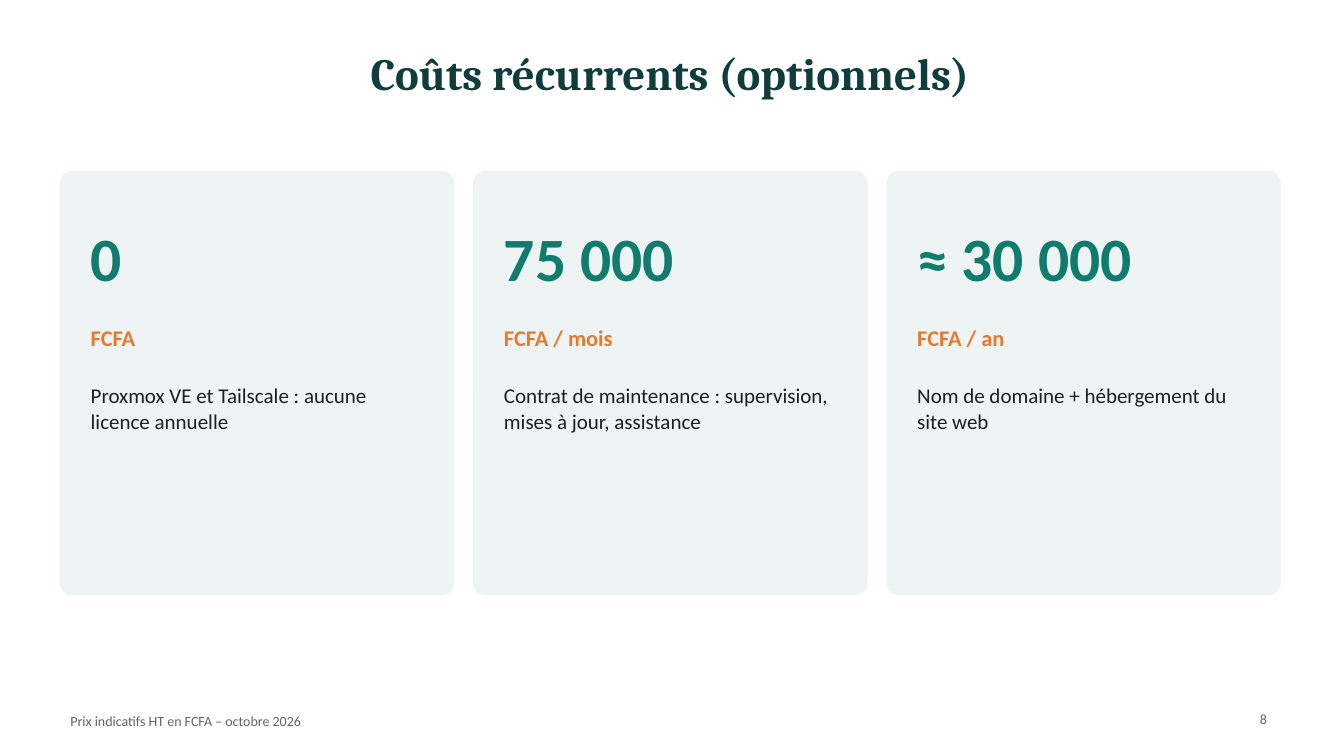
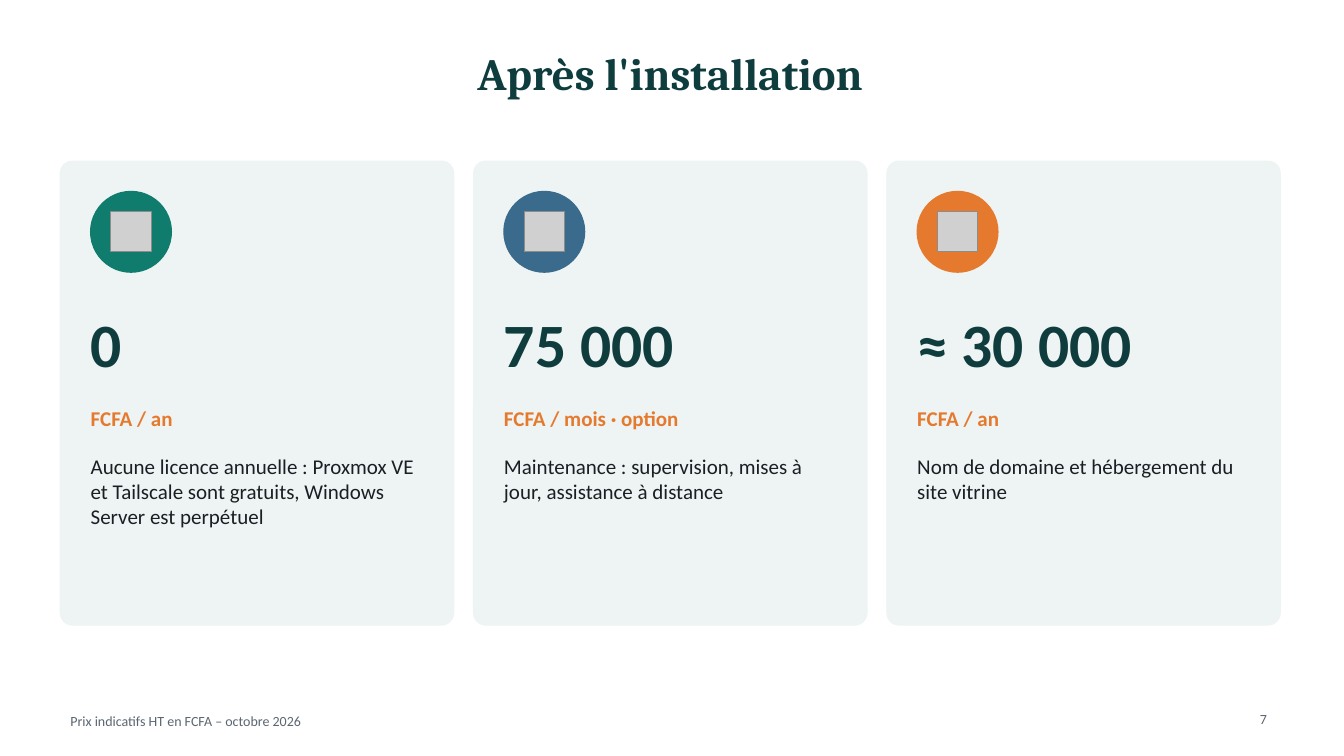
Before and after one commit to meledjearmel/others-documents, a slide deck: slide 7 of proposition-serveur/Proposition_Serveur_Proxmox_WindowsServer.pptx (slide 8 before the commit). Drawn at 1344x756 pixels with LibreOffice and Linux fonts; fonts in the diff are those of the drawing; grey boxes stand for pictures. Boxes give left, top, right and bottom in pixels: in the first picture for what was removed or moved away, otherwise in the second. Text is boxed around its words. In the diff, an @@ line names an element or a change of style, - is before the commit and + after.

```diff
--- a/proposition-serveur/Proposition_Serveur_Proxmox_WindowsServer.pptx
+++ b/proposition-serveur/Proposition_Serveur_Proxmox_WindowsServer.pptx
@@ title at [477, 58, 863, 100]: text changed @@
-Coûts récurrents (optionnels)
+Après l'installation
@@ rounded rectangle: place and size @@
-rounded rectangle at [60, 171, 454, 595]
+rounded rectangle at [60, 161, 454, 625]
@@ rounded rectangle: place and size @@
-rounded rectangle at [474, 171, 867, 595]
+rounded rectangle at [474, 161, 867, 625]
@@ rounded rectangle: place and size @@
-rounded rectangle at [887, 171, 1280, 595]
+rounded rectangle at [887, 161, 1280, 625]
@@ ellipse added at [91, 192, 171, 272], fill #0F7C6E, outline #0F7C6E 1 pt @@
@@ ellipse added at [504, 192, 585, 272], fill #3A6B8C, outline #3A6B8C 1 pt @@
@@ ellipse added at [918, 192, 998, 272], fill #E57A2E, outline #E57A2E 1 pt @@
@@ picture added at [111, 212, 151, 252] @@
@@ picture added at [524, 212, 565, 252] @@
@@ picture added at [938, 212, 978, 252] @@
@@ text "0": place and size @@
-text "0" at [91, 240, 122, 282]
+text "0" at [91, 326, 122, 368]
@@ text "75 000": place and size @@
-text "75 000" at [504, 240, 673, 282]
+text "75 000" at [504, 326, 673, 368]
@@ text colour #0F7C6E to #0F3D3E in 3 elements at [91, 326, 122, 368], [504, 326, 673, 368], [962, 326, 1132, 368] @@
@@ text "≈ 30 000": place and size @@
-text "≈ 30 000" at [962, 240, 1132, 282]
+text "≈ 30 000" at [962, 326, 1132, 368]
@@ text at [91, 412, 173, 426]: text changed; size 16 to 15 pt @@
-FCFA
+FCFA / an
@@ text at [504, 411, 678, 430]: text changed; size 16 to 15 pt @@
-FCFA / mois
+FCFA / mois · option
@@ text "FCFA / an": place and size @@
-text "FCFA / an" at [917, 331, 1004, 346]
+text "FCFA / an" at [917, 412, 999, 426]
@@ text "FCFA / an" at [917, 412, 999, 426]: size 16 to 15 pt @@
@@ text at [91, 459, 413, 528]: text changed @@
-Proxmox VE et Tailscale : aucune licence annuelle
+Aucune licence annuelle : Proxmox VE et Tailscale sont gratuits, Windows Server est perpétuel
@@ text at [504, 459, 802, 503]: text changed @@
-Contrat de maintenance : supervision, mises à jour, assistance
+Maintenance : supervision, mises à jour, assistance à distance
@@ text at [917, 459, 1233, 499]: text changed @@
-Nom de domaine + hébergement du site web
+Nom de domaine et hébergement du site vitrine
@@ page number at [1260, 715, 1267, 724]: text changed @@
-8
+7
```
Also in this commit, not shown: 7 other slides changed, 1 slide added, 2 slides removed, 1 other file.
